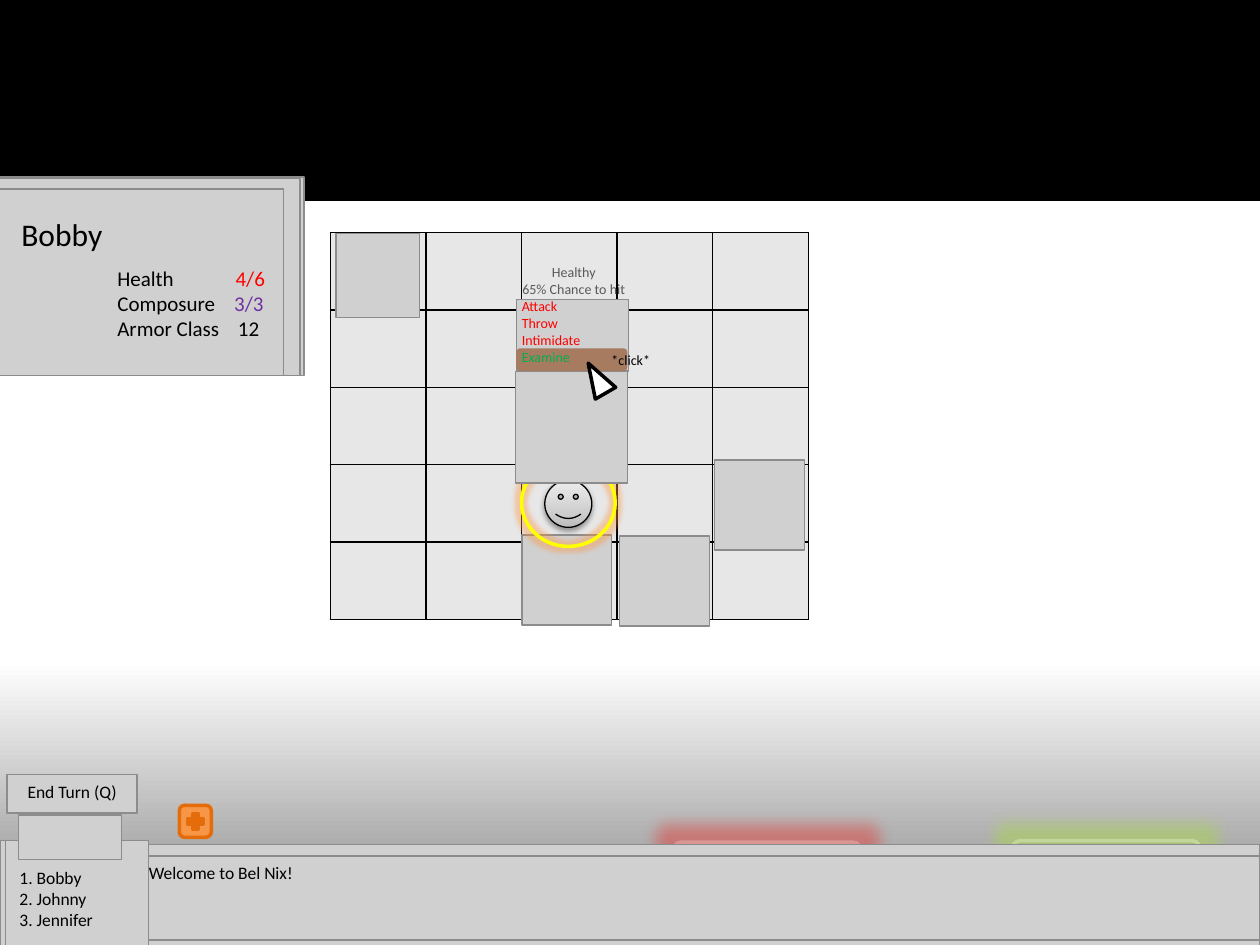
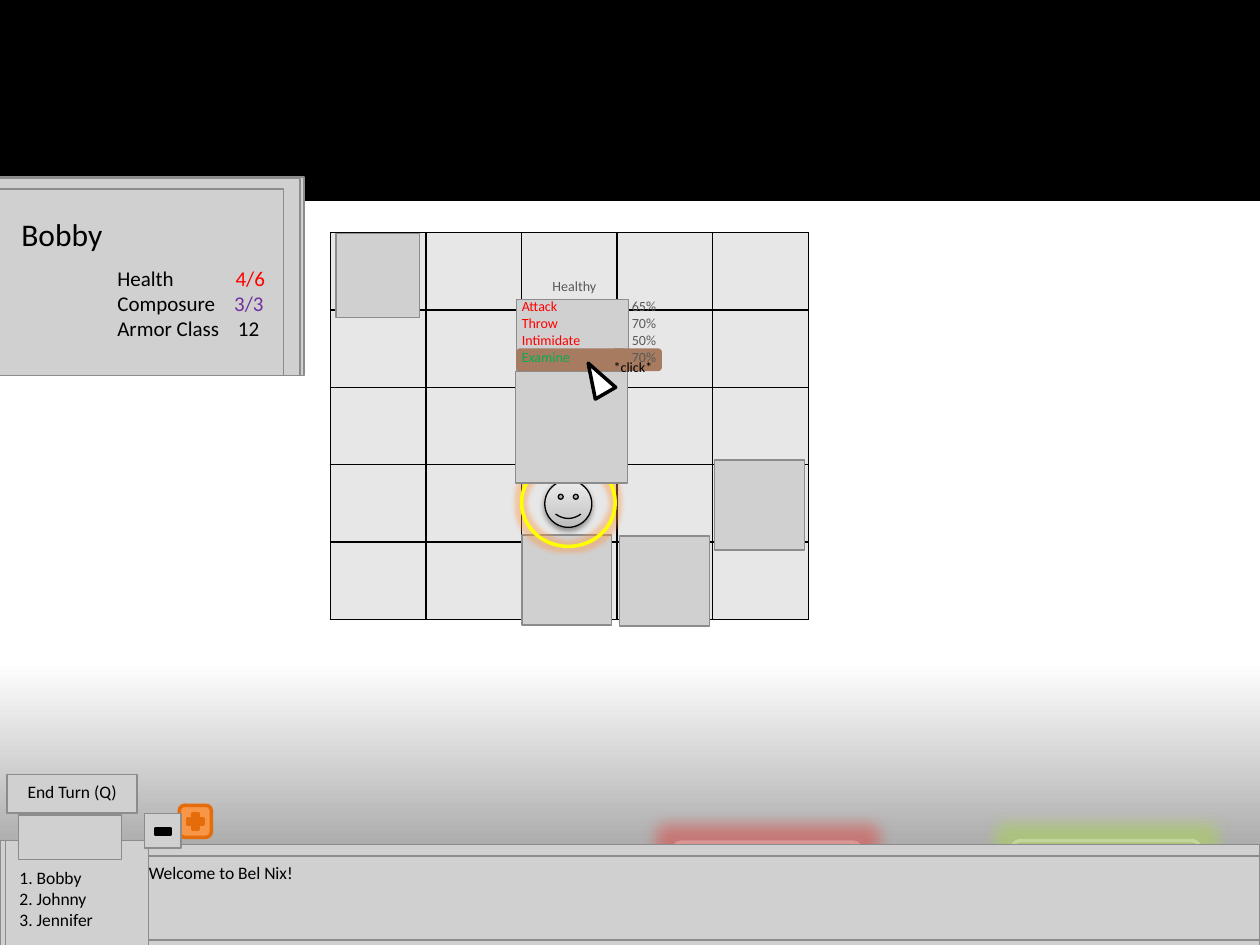
Before and after one commit to jsdodgers/Bel-Nix, a slide deck: slide 17 of Documents/UI Revision 3.0.pptx (slide 14 before the commit). Drawn at 1260x945 pixels with LibreOffice and Linux fonts; fonts in the diff are those of the drawing; grey boxes stand for pictures. Boxes give left, top, right and bottom in pixels: in the first picture for what was removed or moved away, otherwise in the second. Text is boxed around its words. In the diff, an @@ line names an element or a change of style, - is before the commit and + after.

Commit message:
Updated UI Revision 3.0 ppt doc

```diff
--- a/Documents/UI Revision 3.0.pptx
+++ b/Documents/UI Revision 3.0.pptx
@@ text "Healthy": place and size @@
-text "Healthy" at box(522, 267, 625, 298)
+text "Healthy" at box(552, 281, 596, 293)
@@ text at box(522, 282, 625, 298): paragraph removed @@
-65% Chance to hit
@@ text added at box(632, 301, 656, 366), 8 pt, text #595959 @@
+65%
+70%
+50%
+70%
@@ text "*click*": place and size @@
-text "*click*" at box(611, 354, 650, 370)
+text "*click*" at box(614, 361, 653, 377)
@@ rounded rectangle added at box(612, 348, 663, 370), fill #A67B60 @@
@@ picture added at box(145, 814, 181, 848) @@
@@ math minus added at box(152, 822, 174, 843), fill #000000, outline #000000 2 pt @@
```
Also in this commit, not shown: 17 other slides changed, 3 slides added.
